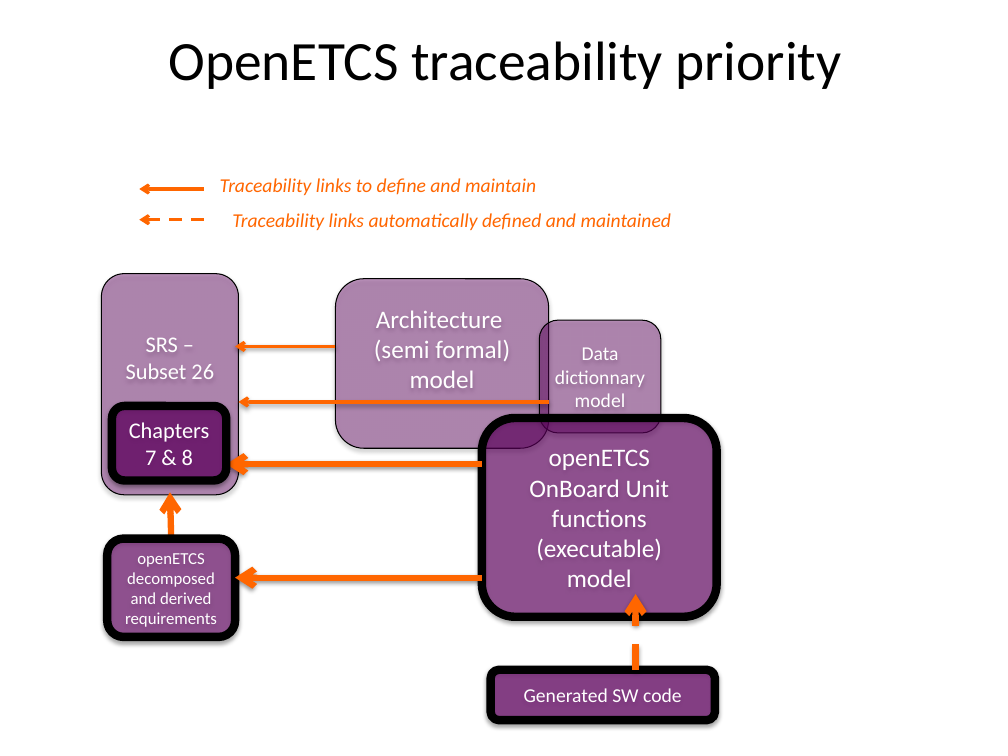
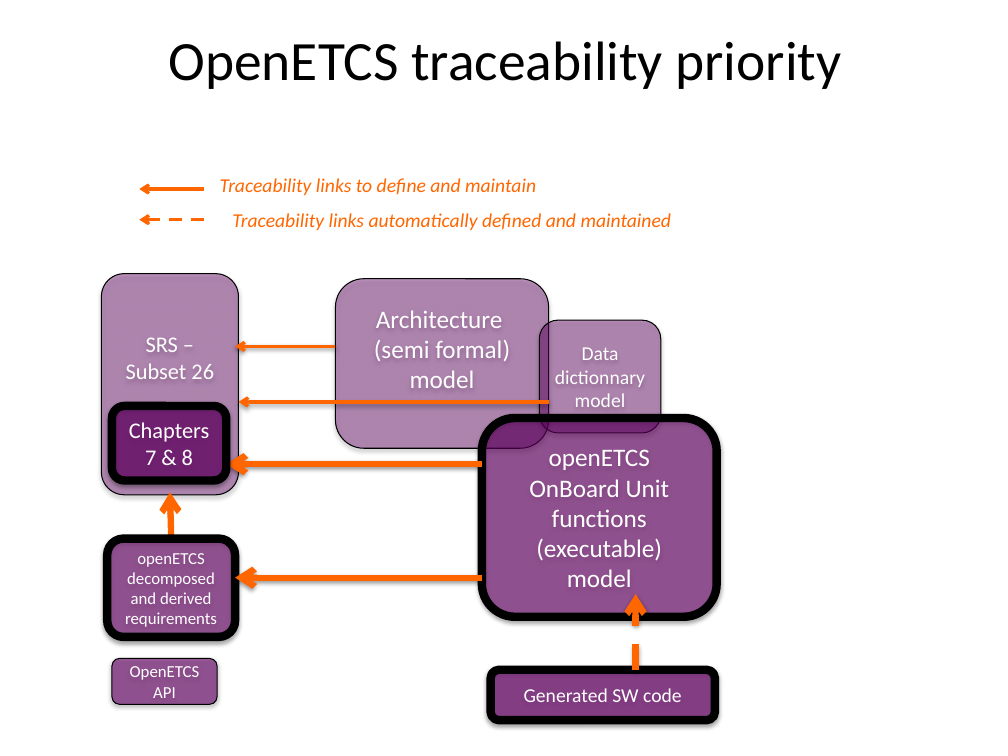
Before and after one commit to openETCS/toolchain, a slide deck: slide 7 of T7.3/TraceabilityArchitecture/images/2015-10-25 openETCS traceability_Figures.pptx. Drawn at 1008x756 pixels with LibreOffice and Linux fonts; fonts in the diff are those of the drawing. Boxes give left, top, right and bottom in pixels: in the first picture for what was removed or moved away, otherwise in the second. Text is boxed around its words. In the diff, an @@ line names an element or a change of style, - is before the commit and + after.

Commit message:
refinement of tool chain requirements concerning traceability

```diff
--- a/T7.3/TraceabilityArchitecture/images/2015-10-25 openETCS traceability_Figures.pptx
+++ b/T7.3/TraceabilityArchitecture/images/2015-10-25 openETCS traceability_Figures.pptx
@@ rounded rectangle added at <box>112,658,217,705</box>, fill #660066 at 60% opacity, outline #000000 0.75 pt, 12 pt, text #FFFFFF @@
+OpenETCS API
```
Also in this commit, not shown: 2 other slides changed, 11 other files.
